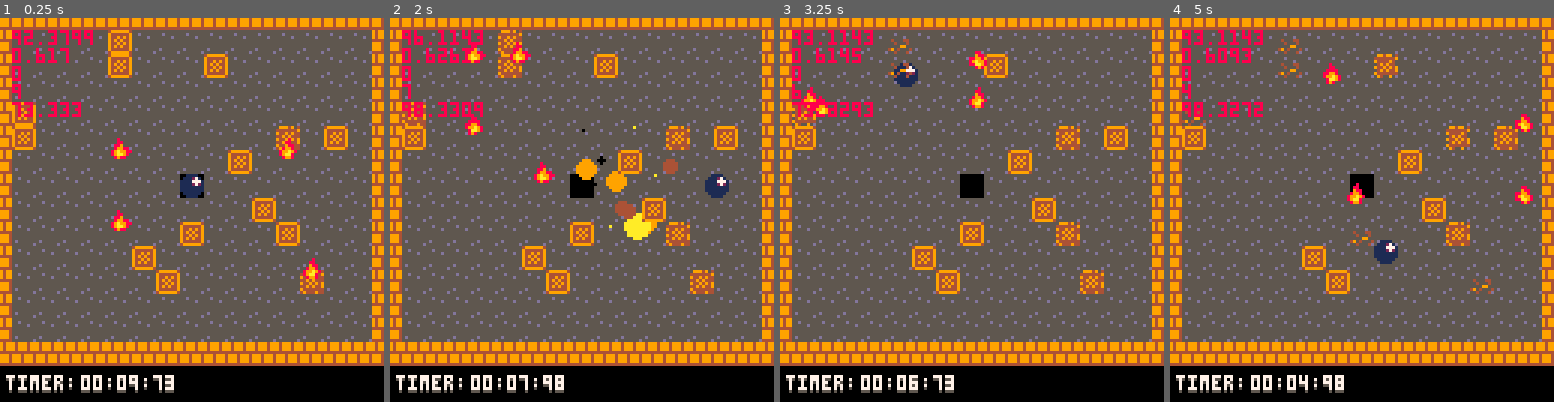
Above: before the commit, frames 1-4 (left to right).
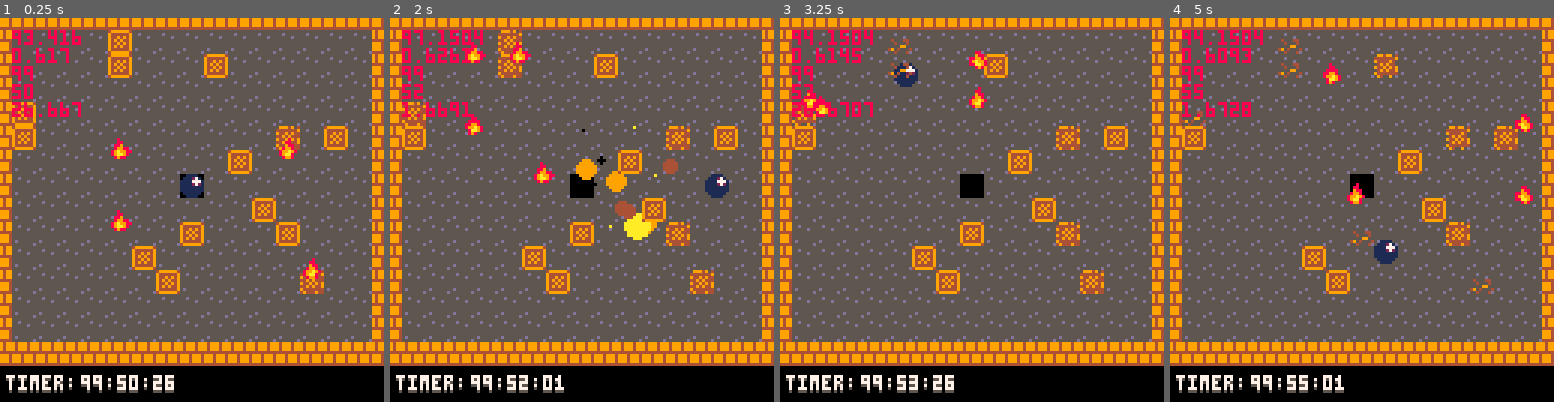
Above: after the commit, the same moments.

Repository: SHKBRD/P8CrateBall
Game: PICO-8 cartridge balltest24.p8
Same seed, same stepped clock (60 frames per second), same inputs: the game is played once before the commit and once after it.
Inputs:
- Up to frame 1 (0.25 s): no input
- Up to frame 2 (2 s): tap X (X key) at 0.33, 1.07, 1.85 s; tap O (Z key) at 0.7, 1.7 s; hold Right from 1.6 s (still down)
- Up to frame 3 (3.25 s): release Right at 2.1 s; tap O (Z key) at 2.1, 2.5, 2.9 s; hold Up 2.15-2.42 s; hold Right 2.47-3.03 s; tap X (X key) at 2.97 s; hold Left from 3.08 s (still down)
- Up to frame 4 (5 s): tap O (Z key) every 0.4 s from 3.3 to 4.9 s; release Left at 3.58 s; hold Down 3.63-3.97 s; hold Right 4.02-4.68 s; tap X (X key) at 4.08 s; hold Up from 4.73 s (still down)

The runs differ from the first frame. In frame 1, 0.8% of the frame differs, in the area x 3-46%, y 3-98%; in frame 2, 1.0%; in frame 3, 0.6%; in frame 4, 0.9%.

Commit message:
add incrementing timer functionality, fix timer reaching invalid values

Diff:
--- a/balltest24.p8
+++ b/balltest24.p8
@@ -487,7 +487,7 @@
 
 	--clock
 	--[minutes, seconds, millis]
-	clk = {0, 10, 0}
+	clk = {99, 50, 0}
 	clkx = 39
 	clky = 131
 
@@ -662,7 +662,7 @@
 
  particle_physics()
  tick_actors()
- tick_clock(false)
+ tick_clock(true)
 
 end
 
@@ -741,7 +741,20 @@
 function tick_clock(dir)
 	frame = 1/.6
 	if (dir == true) then
-
+		clk[3] += frame
+		if clk[3] > 99 then
+			clk[3] = clk[3]-100
+			clk[2] += 1
+			if clk[2] > 59 then
+				clk[2] = clk[2]-60
+				clk[1] += 1
+				if clk[1] > 99 then
+					clk[1] = 99
+					clk[2] = 59
+					clk[3] = 99
+				end
+			end
+		end
 	else
 		clk[3] -= frame
 		if clk[3] < 0 then
